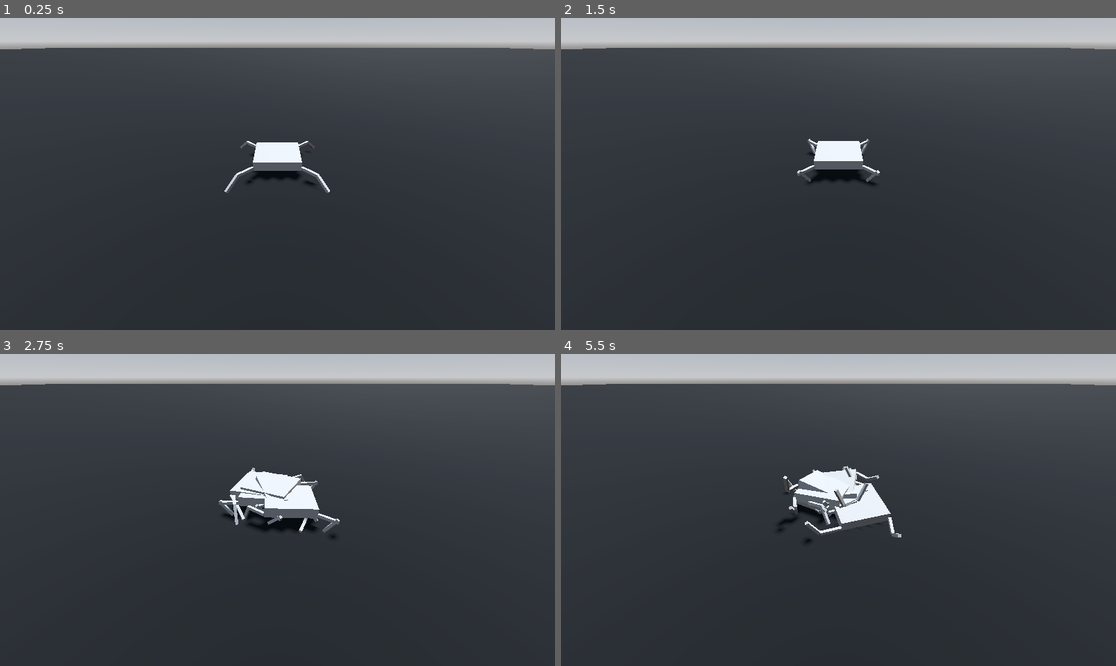
Above: before the commit, frames 1-4 (two rows, left to right).
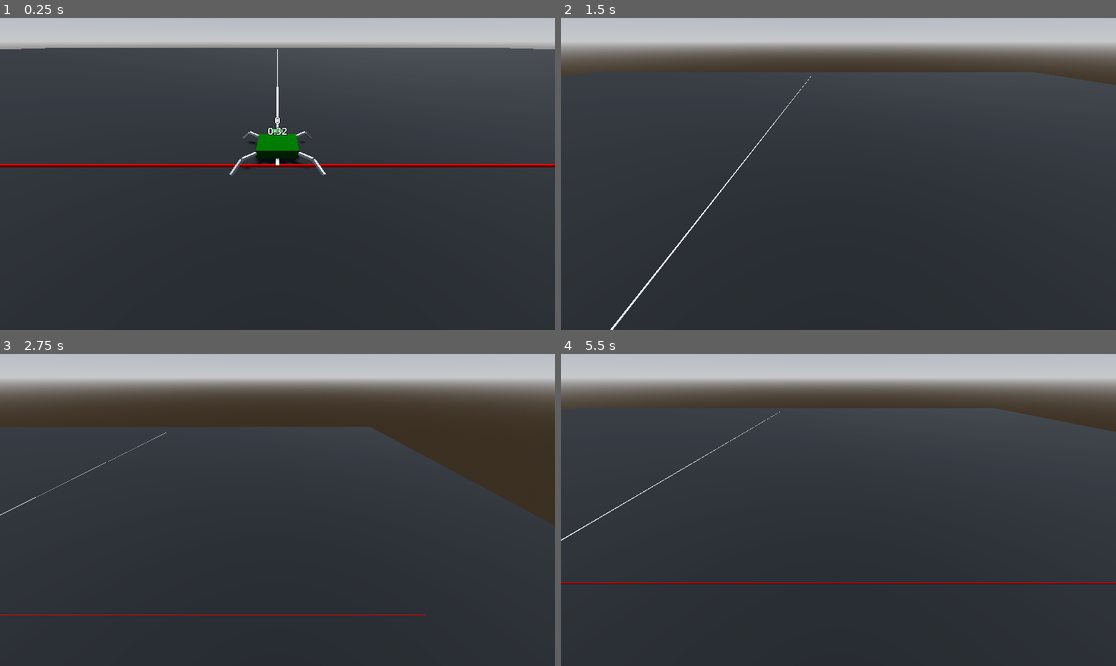
Above: after the commit, the same moments.

Repository: Ryan-Mirch/MaLeQ
Game: Godot game, scene res://Test.tscn
Same seed, same stepped clock (60 frames per second), same inputs: the game is played once before the commit and once after it.
Inputs (mouse positions are in pixels of both pictures, inside the frame that each line leads up to):
- Up to frame 1 (0.25 s): no input
- Up to frame 2 (1.5 s): move the mouse to (960, 158) at 0.52 s; hold D 0.53-1.28 s; hold E 0.53-1.28 s; click (960, 158) at 0.67 s; tap Q at 0.8, 1.35 s; move the mouse to (727, 189) at 1.27 s; hold S from 1.28 s (still down); click (727, 189) at 1.42 s
- Up to frame 3 (2.75 s): tap Shift at 1.55 s; move the mouse to (333, 441) at 2.02 s; release S at 2.03 s; hold D from 2.03 s (still down); hold Shift from 2.03 s (still down); click (333, 441) at 2.17 s; tap E at 2.3 s
- Up to frame 4 (5.5 s): move the mouse to (810, 572) at 2.77 s; release D at 2.78 s; release Shift at 2.78 s; hold W 2.78-3.53 s; tap E at 2.85, 4.55 s; click (810, 572) at 2.92 s; tap Q at 3.05, 5.3 s; move the mouse to (1005, 556) at 3.52 s; hold Q 3.53-4.28 s; hold A 3.53-5.03 s; click (1005, 556) at 3.67 s; tap Shift at 3.8, 4.35 s; move the mouse to (672, 463) at 4.27 s; click (672, 463) at 4.42 s; move the mouse to (866, 510) at 5.02 s; hold S from 5.03 s (still down); hold E from 5.03 s (still down); click (866, 510) at 5.17 s

The runs differ from the first frame. In frame 1, 2.7% of the frame differs, in the area x 0-100%, y 10-57%; in frame 2, 7.1%; in frame 3, 19%, in the area x 0-100%, y 9-84%; in frame 4, 9.0%.

Commit message:
map and quadruped are ready for ML

Diff:
--- /dev/null
+++ b/Backwards Barrier.gd
@@ -0,0 +1,15 @@
+extends MeshInstance3D
+
+
+# Called when the node enters the scene tree for the first time.
+func _ready() -> void:
+	pass # Replace with function body.
+
+
+# Called every frame. 'delta' is the elapsed time since the previous frame.
+func _process(delta: float) -> void:
+	pass
+
+
+func _on_area_3d_body_entered(body: Node3D) -> void:
+	print(body.name)
--- a/Body.gd
+++ b/Body.gd
@@ -16,11 +16,11 @@
 
 # Called every frame. 'delta' is the elapsed time since the previous frame.
 func _process(delta: float) -> void:
-	pass
-
+	$DistanceFromCenter.text = str(snapped(abs(position.z),0.01))
+	$DistanceTraveled.text = str(snapped(abs(position.x),0.01))
 func _physics_process(delta: float) -> void:
 	loopTimer += delta
-	if loopTimer > 2:
+	if loopTimer > 1:
 		loopTimer = 0
 		loop()
 
@@ -34,3 +34,6 @@
 	leg2.set_tibia_velocity(randf_range(MIN_VEL,MAX_VEL))
 	leg3.set_tibia_velocity(randf_range(MIN_VEL,MAX_VEL))
 	leg4.set_tibia_velocity(randf_range(MIN_VEL,MAX_VEL))
+
+func backwards_barrier_hit() -> void:
+	pass
--- a/Leg.gd
+++ b/Leg.gd
@@ -2,10 +2,11 @@
 @onready var CoxaJoint = $HingeJoint3D as HingeJoint3D
 @onready var TibiaJoint = $Tibia/HingeJoint3D as HingeJoint3D
 
+
 # Called when the node enters the scene tree for the first time.
 func _ready() -> void:
 	set_coxa_velocity(0)
-	set_tibia_velocity(3)
+	set_tibia_velocity(-3)
 
 
 # Called every frame. 'delta' is the elapsed time since the previous frame.
--- a/Leg.tscn
+++ b/Leg.tscn
@@ -15,7 +15,6 @@
 size = Vector3(0.03, 0.03, 0.2)
 
 [node name="Leg" type="RigidBody3D"]
-transform = Transform3D(1, 0, 0, 0, 1, 0, 0, 0, 1, 0, 0, 0)
 collision_layer = 0
 mass = 0.2
 continuous_cd = true
@@ -63,8 +62,8 @@
 node_b = NodePath("..")
 params/bias = 0.99
 angular_limit/enable = true
-angular_limit/upper = 2.18166
-angular_limit/lower = -0.959931
+angular_limit/upper = 0.959931
+angular_limit/lower = -2.35619
 angular_limit/bias = 0.99
 motor/enable = true
 motor/max_impulse = 500.0
--- a/Quadruped.tscn
+++ b/Quadruped.tscn
@@ -6,18 +6,30 @@
 [sub_resource type="BoxMesh" id="BoxMesh_3413e"]
 size = Vector3(0.5, 0.1, 0.5)
 
+[sub_resource type="ORMMaterial3D" id="ORMMaterial3D_prsq0"]
+albedo_color = Color(0.0745098, 0.4, 0.0823529, 1)
+
+[sub_resource type="ORMMaterial3D" id="ORMMaterial3D_lfm2c"]
+albedo_color = Color(0.407843, 0.819608, 0.407843, 1)
+
 [sub_resource type="BoxShape3D" id="BoxShape3D_4ayf3"]
 size = Vector3(0.5, 0.1, 0.5)
 
 [node name="MaLeQ" type="RigidBody3D"]
-transform = Transform3D(0, 4.37114e-08, 1, -8.74228e-08, -1, 4.37114e-08, 1, -8.74228e-08, 0, 0, 0.593989, 0)
-collision_layer = 0
+transform = Transform3D(-4.37114e-08, 0, 1, 0, 1, 0, -1, 0, -4.37114e-08, 0, 0.593989, 0)
+collision_layer = 2
 mass = 0.1
 script = ExtResource("1_lm7nj")
 
-[node name="MeshInstance3D" type="MeshInstance3D" parent="."]
-transform = Transform3D(1, 0, 0, 0, 1, -1.67037e-22, 0, -1.67037e-22, 1, 4.37113e-09, 0.05, -2.18557e-09)
+[node name="Body Mesh" type="MeshInstance3D" parent="."]
+transform = Transform3D(1, 0, 1.46028e-29, 0, 1, -1.27662e-36, 0, -3.34075e-22, 1, 4.37113e-09, 0.05, -2.18557e-09)
 mesh = SubResource("BoxMesh_3413e")
+surface_material_override/0 = SubResource("ORMMaterial3D_prsq0")
+
+[node name="Head Mesh" type="MeshInstance3D" parent="."]
+transform = Transform3D(0.27562, 0, 0, 0, 1, 8.88178e-16, 0, -3.34075e-22, 0.288016, -0.31093, 0.0713567, -1.25125e-09)
+mesh = SubResource("BoxMesh_3413e")
+surface_material_override/0 = SubResource("ORMMaterial3D_lfm2c")
 
 [node name="CollisionShape3D" type="CollisionShape3D" parent="."]
 transform = Transform3D(1, 0, 0, 0, 1, -1.67037e-22, 0, -1.67037e-22, 1, 4.37113e-09, 0.05, -2.18557e-09)
@@ -34,3 +46,19 @@
 
 [node name="Leg4" parent="." instance=ExtResource("2_u5xlj")]
 transform = Transform3D(0.707106, 4.37113e-08, -0.707107, 6.18173e-08, 1, 1.23634e-07, 0.707107, -1.31134e-07, 0.707106, -0.25, 0.0499998, 0.25)
+
+[node name="DistanceFromCenter" type="Label3D" parent="."]
+transform = Transform3D(1, 0, 0, 0, 1, 0, 0, -3.34075e-22, 1, -1.62391e-08, 0.242177, 8.11956e-09)
+billboard = 1
+no_depth_test = true
+text = "test"
+font_size = 24
+outline_size = 5
+
+[node name="DistanceTraveled" type="Label3D" parent="."]
+transform = Transform3D(1, 0, 0, 0, 1, 0, 0, -3.34075e-22, 1, -1.62391e-08, 0.37476, 8.11956e-09)
+billboard = 1
+no_depth_test = true
+text = "test"
+font_size = 24
+outline_size = 5
--- a/Test.tscn
+++ b/Test.tscn
@@ -1,6 +1,8 @@
-[gd_scene load_steps=8 format=3 uid="uid://do1o6kgarvm58"]
+[gd_scene load_steps=14 format=3 uid="uid://do1o6kgarvm58"]
 
+[ext_resource type="Script" path="res://free_look_camera.gd" id="1_822dy"]
 [ext_resource type="PackedScene" uid="uid://ufnn2llth4ud" path="res://Quadruped.tscn" id="1_q6dco"]
+[ext_resource type="Script" path="res://Backwards Barrier.gd" id="3_ioo81"]
 
 [sub_resource type="ProceduralSkyMaterial" id="ProceduralSkyMaterial_n4h4h"]
 sky_horizon_color = Color(0.64625, 0.65575, 0.67075, 1)
@@ -24,10 +26,21 @@
 [sub_resource type="ConcavePolygonShape3D" id="ConcavePolygonShape3D_qoxby"]
 data = PackedVector3Array(-50, 0.5, 50, 50, 0.5, 50, -50, -0.5, 50, 50, 0.5, 50, 50, -0.5, 50, -50, -0.5, 50, 50, 0.5,  …(428 unchanged characters)…
 
+[sub_resource type="BoxMesh" id="BoxMesh_xxyd8"]
+
+[sub_resource type="ORMMaterial3D" id="ORMMaterial3D_ugihv"]
+albedo_color = Color(0.862745, 0.0588235, 0.0784314, 1)
+
+[sub_resource type="BoxMesh" id="BoxMesh_67ye7"]
+
+[sub_resource type="ORMMaterial3D" id="ORMMaterial3D_dc11k"]
+
 [node name="Node3D" type="Node3D"]
 
 [node name="Camera3D" type="Camera3D" parent="."]
 transform = Transform3D(1, 0, 0, 0, 0.837681, 0.54616, 0, -0.54616, 0.837681, 0, 1.72262, 2.03608)
+script = ExtResource("1_822dy")
+default_velocity = 10.0
 
 [node name="DirectionalLight3D" type="DirectionalLight3D" parent="."]
 transform = Transform3D(-0.866025, -0.433013, 0.25, 0, 0.5, 0.866025, -0.5, 0.75, -0.433013, 0, 0, 0)
@@ -46,14 +59,17 @@
 [node name="CollisionShape3D" type="CollisionShape3D" parent="Floor/StaticBody3D"]
 shape = SubResource("ConcavePolygonShape3D_qoxby")
 
+[node name="Start Line" type="MeshInstance3D" parent="."]
+transform = Transform3D(67.8814, 0, 0, 0, 1.09863, 0, 0, 0, 0.0438498, 0, -0.025, 0)
+mesh = SubResource("BoxMesh_xxyd8")
+surface_material_override/0 = SubResource("ORMMaterial3D_ugihv")
+script = ExtResource("3_ioo81")
+
+[node name="Center Line" type="MeshInstance3D" parent="."]
+transform = Transform3D(-1.90177e-06, 0, 0.0438498, 0, 1.09863, 0, -43.5075, 0, -1.91674e-09, 0, -0.025, -21.744)
+mesh = SubResource("BoxMesh_67ye7")
+surface_material_override/0 = SubResource("ORMMaterial3D_dc11k")
+script = ExtResource("3_ioo81")
+
 [node name="MaLeQ" parent="." instance=ExtResource("1_q6dco")]
-
-[node name="MaLeQ2" parent="." instance=ExtResource("1_q6dco")]
-
-[node name="MaLeQ3" parent="." instance=ExtResource("1_q6dco")]
-
-[node name="MaLeQ4" parent="." instance=ExtResource("1_q6dco")]
-
-[node name="MaLeQ5" parent="." instance=ExtResource("1_q6dco")]
-
-[node name="MaLeQ6" parent="." instance=ExtResource("1_q6dco")]
+transform = Transform3D(1.19209e-07, 0, -1, 0, 1, 0, 1, 0, 1.19209e-07, 0, 0.593989, -0.324979)
--- /dev/null
+++ b/free_look_camera.gd
@@ -0,0 +1,45 @@
+#Copyright © 2022 Marc Nahr: https://github.com/MarcPhi/godot-free-look-camera
+extends Camera3D
+
+@export_range(0, 10, 0.01) var sensitivity : float = 3
+@export_range(0, 1000, 0.1) var default_velocity : float = 5
+@export_range(0, 10, 0.01) var speed_scale : float = 1.17
+@export_range(1, 100, 0.1) var boost_speed_multiplier : float = 3.0
+@export var max_speed : float = 1000
+@export var min_speed : float = 0.2
+
+@onready var _velocity = default_velocity
+
+func _input(event):
+	if not current:
+		return
+
+	if Input.get_mouse_mode() == Input.MOUSE_MODE_CAPTURED:
+		if event is InputEventMouseMotion:
+			rotation.y -= event.relative.x / 1000 * sensitivity
+			rotation.x -= event.relative.y / 1000 * sensitivity
+			rotation.x = clamp(rotation.x, PI/-2, PI/2)
+
+	if event is InputEventMouseButton:
+		match event.button_index:
+			MOUSE_BUTTON_RIGHT:
+				Input.set_mouse_mode(Input.MOUSE_MODE_CAPTURED if event.pressed else Input.MOUSE_MODE_VISIBLE)
+			MOUSE_BUTTON_WHEEL_UP: # increase fly velocity
+				_velocity = clamp(_velocity * speed_scale, min_speed, max_speed)
+			MOUSE_BUTTON_WHEEL_DOWN: # decrease fly velocity
+				_velocity = clamp(_velocity / speed_scale, min_speed, max_speed)
+
+func _process(delta):
+	if not current:
+		return
+
+	var direction = Vector3(
+		float(Input.is_physical_key_pressed(KEY_D)) - float(Input.is_physical_key_pressed(KEY_A)),
+		float(Input.is_physical_key_pressed(KEY_E)) - float(Input.is_physical_key_pressed(KEY_Q)),
+		float(Input.is_physical_key_pressed(KEY_S)) - float(Input.is_physical_key_pressed(KEY_W))
+	).normalized()
+
+	if Input.is_physical_key_pressed(KEY_SHIFT): # boost
+		translate(direction * _velocity * delta * boost_speed_multiplier)
+	else:
+		translate(direction * _velocity * delta)
--- a/project.godot
+++ b/project.godot
@@ -15,6 +15,11 @@
 config/features=PackedStringArray("4.0", "Mobile")
 config/icon="res://icon.svg"
 
+[layer_names]
+
+3d_physics/layer_1="Ground"
+3d_physics/layer_2="Quadruped"
+
 [physics]
 
 3d/physics_engine="GodotPhysics3D"
Not shown: 1 places in Quadruped.tscn that only renumber resources
Not shown, added: LICENSE
